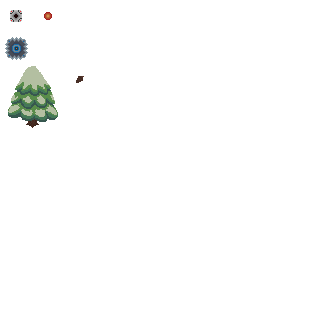
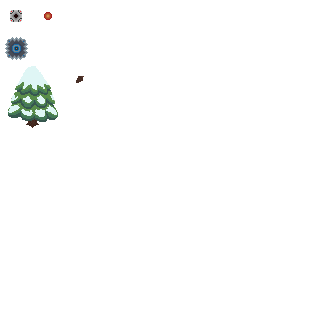
Comparing the layer stacks of the two 320x320 images. Changes:
painted on "Layer 18" over (8, 66, 57, 117)
